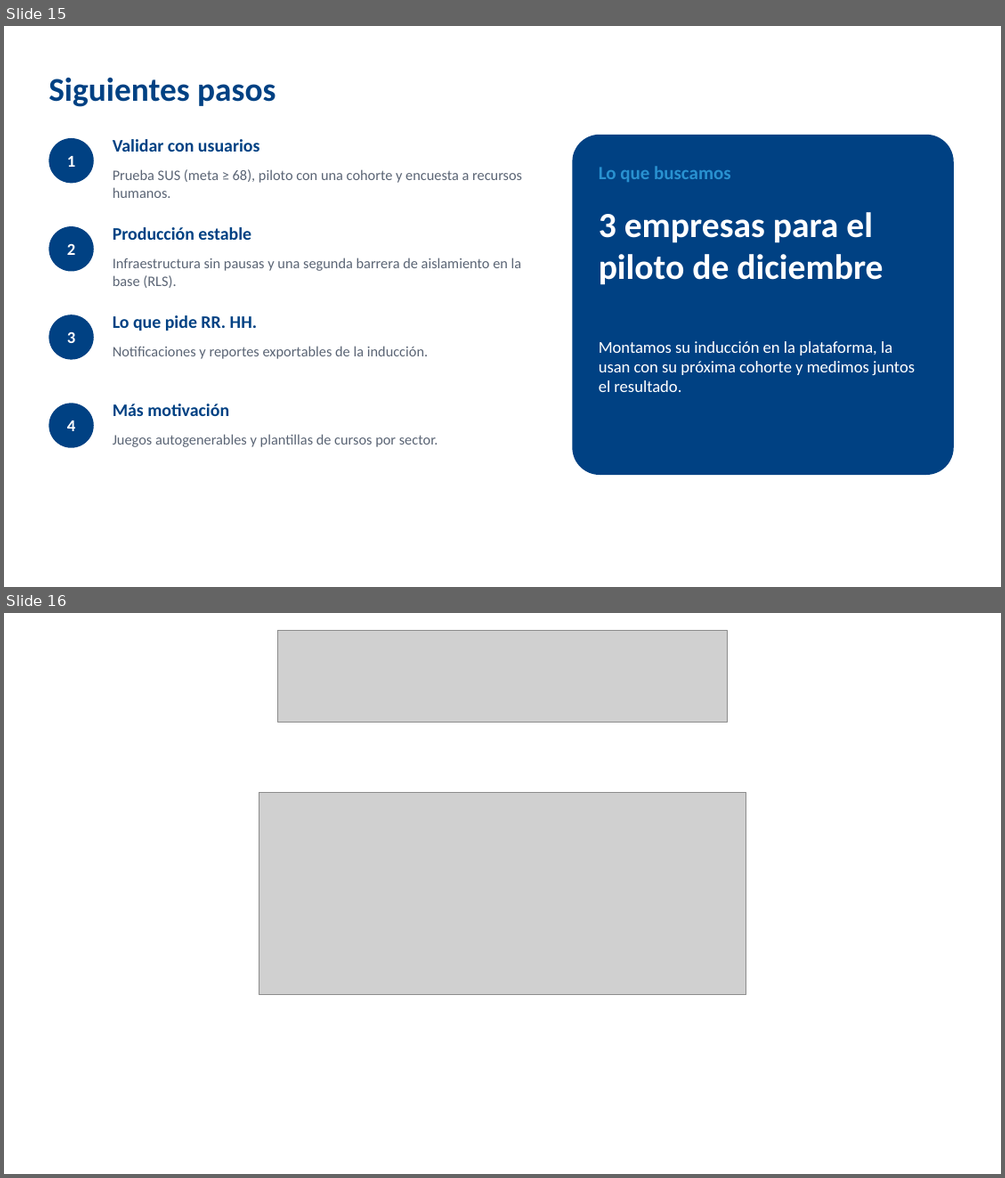
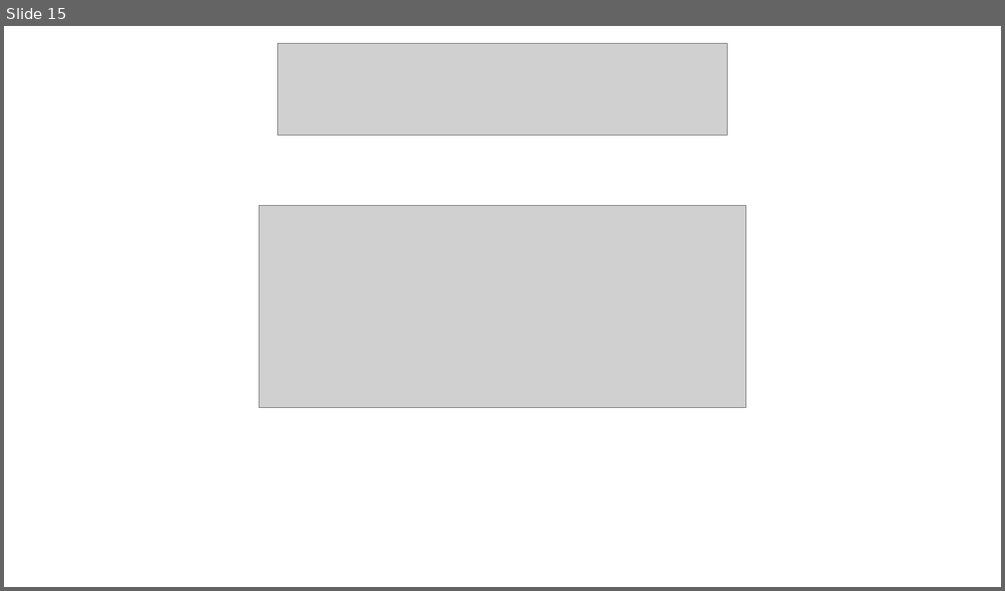
Before and after one commit to brayanmi129/OnBoardPro, a slide deck: docs/general/OnBoard Pro - Presentación.pptx. Shown one above the other, each under a label of ours: slides 15 and 16 before the commit, slide 15 after it. The pictures are 1005x1178 and 1005x591 pixels, drawn with LibreOffice and Linux fonts; fonts in the diff are those of the drawing; grey boxes stand for pictures; background and template pictures are left out. Boxes give left, top, right and bottom in pixels: in the first picture for what was removed or moved away, otherwise in the second. Text is boxed around its words. In the diff, an @@ line names an element or a change of style, - is before the commit and + after.

```diff
--- a/docs/general/OnBoard Pro - Presentación.pptx
+++ b/docs/general/OnBoard Pro - Presentación.pptx
@@ slide 15 removed at (4,26,1001,587), background #FFFFFF @@
@@ text removed at (48,78,275,107) @@
-Siguientes pasos
@@ ellipse removed at (48,138,94,183) @@
-1
@@ text removed at (113,139,260,151) @@
-Validar con usuarios
@@ rounded rectangle removed at (573,135,954,475) @@
@@ text removed at (113,169,522,198) @@
-Prueba SUS (meta ≥ 68), piloto con una cohorte y encuesta a recursos humanos.
@@ text removed at (599,166,731,182) @@
-Lo que buscamos
@@ text removed at (599,212,882,285) @@
-3 empresas para el piloto de diciembre
@@ ellipse removed at (48,226,94,272) @@
-2
@@ text removed at (113,227,251,240) @@
-Producción estable
@@ text removed at (113,257,522,288) @@
-Infraestructura sin pausas y una segunda barrera de aislamiento en la base (RLS).
@@ ellipse removed at (48,314,94,360) @@
-3
@@ text removed at (113,315,257,330) @@
-Lo que pide RR. HH.
@@ text removed at (113,346,428,359) @@
-Notificaciones y reportes exportables de la inducción.
@@ text removed at (599,341,914,392) @@
-Montamos su inducción en la plataforma, la usan con su próxima cohorte y medimos juntos el resultado.
@@ ellipse removed at (48,402,94,448) @@
-4
@@ text removed at (113,403,229,416) @@
-Más motivación
@@ text removed at (113,434,438,447) @@
-Juegos autogenerables y plantillas de cursos por sector.
@@ what was slide 16 is now slide 15 @@
```
Also in this commit, not shown: 5 slides changed, 9 other files.
